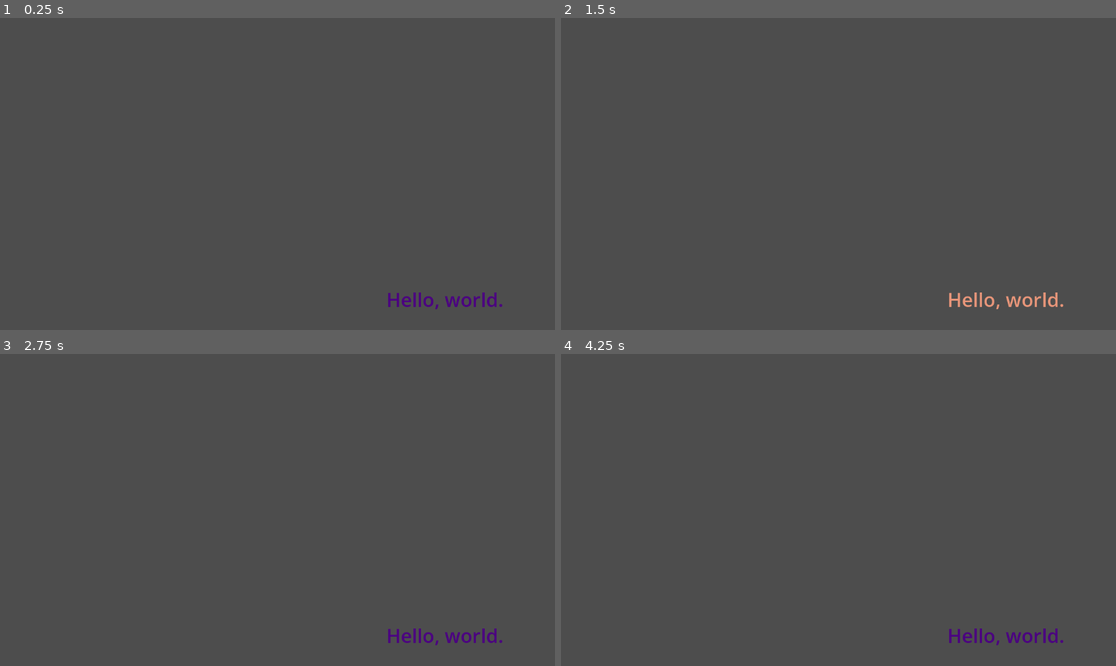
Above: before the commit, frames 1-4 (two rows, left to right).
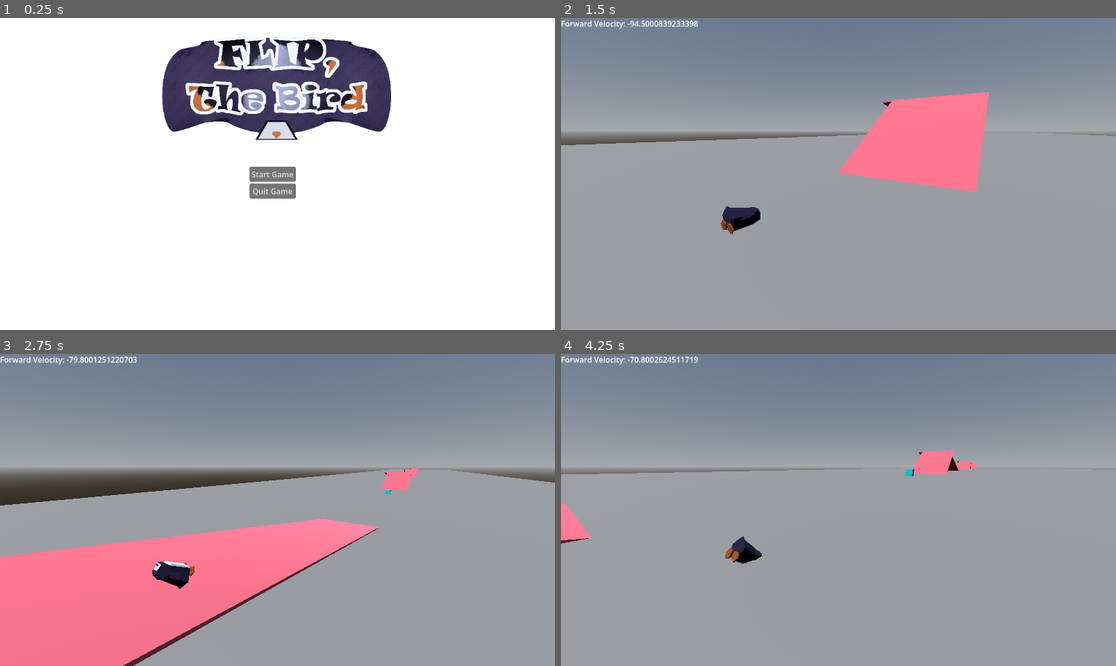
Above: after the commit, the same moments.

Repository: Emerald6468/FlipTheBird
Game: Godot game, scene res://Scenes/UI/MainMenu.tscn
The game is run twice, just before and just after one commit, with the same random seed, the same clock (stepped at 60 frames per second) and the same inputs. Before the commit the project starts from res://node_3d.tscn.
Inputs (mouse positions are in pixels of both pictures, inside the frame that each line leads up to):
- Up to frame 1 (0.25 s): no input
- Up to frame 2 (1.5 s): click (832, 174) at 0.5 s, where only the run after the commit has a clickable "Start Game"; tap Enter (ui_accept) at 1.25 s; hold D (Right) from 1.28 s (still down); hold Space (red_action) from 1.28 s (still down)
- Up to frame 3 (2.75 s): tap Enter (ui_accept) at 1.52, 2.27 s; release D (Right) at 2.03 s; release Space (red_action) at 2.03 s; hold S (Backward) from 2.03 s (still down); tap Space (red_action) at 2.1 s
- Up to frame 4 (4.25 s): release S (Backward) at 2.78 s; hold D (Right) 2.78-3.53 s; hold Space (red_action) 2.78-3.53 s; hold W (Forward) from 3.53 s (still down); tap Space (red_action) at 3.6 s; tap Enter (ui_accept) at 3.77 s

The runs differ from the first frame. In frame 1, 97% of the frame differs, in the area x 0-100%, y 0-100%; in frame 2, 100%; in frame 3, 98%; in frame 4, 100%.

Commit message:
basic main menu

Diff:
--- /dev/null
+++ b/flip,-the-bird/Scenes/UI/MainMenu.tscn
@@ -0,0 +1,56 @@
+[gd_scene format=3 uid="uid://bhxhkhl0usd2h"]
+
+[ext_resource type="Script" uid="uid://dbqnh5p3bebpd" path="res://Scripts/main_menu.gd" id="1_mjmdf"]
+[ext_resource type="Texture2D" uid="uid://cv5xvxtcs0jqp" path="res://Assets/SPR_TITLE.png" id="2_72sra"]
+
+[node name="MainMenu" type="Control" unique_id=1070244605]
+layout_mode = 3
+anchors_preset = 15
+anchor_right = 1.0
+anchor_bottom = 1.0
+grow_horizontal = 2
+grow_vertical = 2
+script = ExtResource("1_mjmdf")
+
+[node name="CanvasLayer" type="CanvasLayer" parent="." unique_id=1348930792]
+
+[node name="ColorRect" type="ColorRect" parent="CanvasLayer" unique_id=379141766]
+anchors_preset = 15
+anchor_right = 1.0
+anchor_bottom = 1.0
+grow_horizontal = 2
+grow_vertical = 2
+
+[node name="TextureRect" type="TextureRect" parent="CanvasLayer/ColorRect" unique_id=1042566138]
+layout_mode = 1
+anchors_preset = -1
+anchor_left = 0.5
+anchor_top = 0.22200002
+anchor_right = 0.5
+anchor_bottom = 0.22200002
+offset_left = -241.0
+offset_top = -141.85602
+offset_right = 237.22217
+offset_bottom = 127.14398
+texture = ExtResource("2_72sra")
+expand_mode = 1
+
+[node name="VBoxContainer" type="VBoxContainer" parent="CanvasLayer/ColorRect" unique_id=1010680906]
+layout_mode = 0
+offset_left = 518.0
+offset_top = 309.0
+offset_right = 614.0
+offset_bottom = 349.0
+
+[node name="StartButton" type="Button" parent="CanvasLayer/ColorRect/VBoxContainer" unique_id=502594273]
+layout_mode = 2
+text = "Start Game
+"
+
+[node name="QuitButton" type="Button" parent="CanvasLayer/ColorRect/VBoxContainer" unique_id=453758472]
+layout_mode = 2
+text = "Quit Game
+"
+
+[connection signal="pressed" from="CanvasLayer/ColorRect/VBoxContainer/StartButton" to="." method="_on_start_button_pressed"]
+[connection signal="pressed" from="CanvasLayer/ColorRect/VBoxContainer/QuitButton" to="." method="_on_quit_button_pressed"]
--- /dev/null
+++ b/flip,-the-bird/Scripts/main_menu.gd
@@ -0,0 +1,19 @@
+extends Control
+
+
+# Called when the node enters the scene tree for the first time.
+func _ready() -> void:
+	pass # Replace with function body.
+
+
+# Called every frame. 'delta' is the elapsed time since the previous frame.
+func _process(delta: float) -> void:
+	pass
+
+
+func _on_start_button_pressed() -> void:
+	get_tree().change_scene_to_file("res://Scenes/TestScenes/zander_test_scene.tscn")
+
+
+func _on_quit_button_pressed() -> void:
+	get_tree().quit()
--- a/flip,-the-bird/project.godot
+++ b/flip,-the-bird/project.godot
@@ -11,7 +11,7 @@
 [application]
 
 config/name="Flip, the bird"
-run/main_scene="uid://b576l0vg2u016"
+run/main_scene="uid://bhxhkhl0usd2h"
 config/features=PackedStringArray("4.6", "Forward Plus")
 config/icon="res://Assets/icon.svg"
 
Not shown, added: flip,-the-bird/Scripts/main_menu.gd.uid
